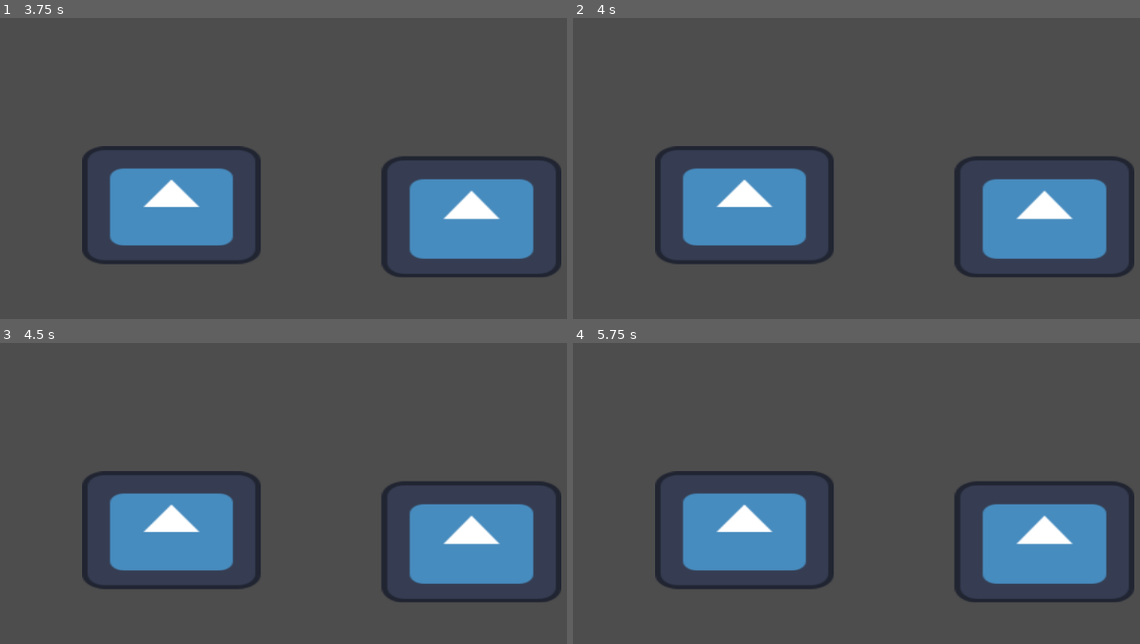
Above: before the commit, frames 1-4 (two rows, left to right).
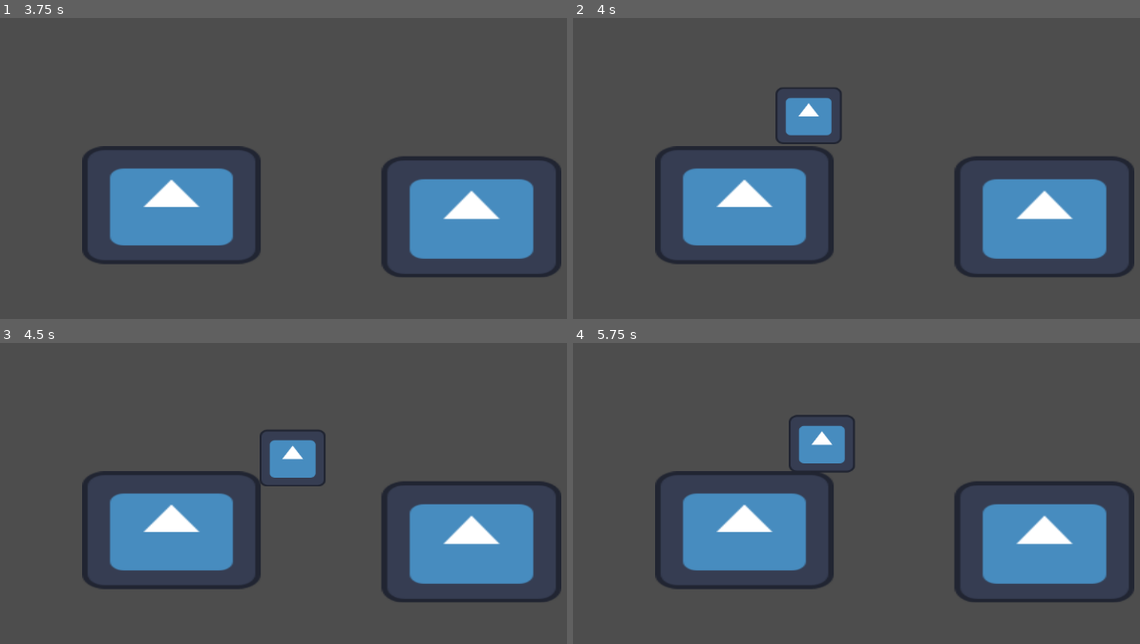
Above: after the commit, the same moments.

Repository: TalesMarc/AngelaCultoRepository
Game: Godot game, scene res://node_2d.tscn
The game is run twice, just before and just after one commit, with the same random seed, the same clock (stepped at 60 frames per second) and the same inputs. The engine's default icon, where the game draws it, is replaced by a stand-in: a white triangle on a blue panel in a dark square.
Inputs:
- Up to frame 1 (3.75 s): hold D (move_right) 0.53-2.03 s; tap Space (jump) at 0.77, 1.52, 3.02 s; hold A (move_left) 2.03-2.78 s; hold D (move_right) from 2.78 s (still down)
- Up to frame 2 (4 s): keep holding D (move_right); tap Space (jump) at 3.77 s
- Up to frame 3 (4.5 s): release D (move_right) at 4.28 s; hold A (move_left) from 4.28 s (still down)
- Up to frame 4 (5.75 s): tap Space (jump) at 4.52 s; release A (move_left) at 5.03 s; hold D (move_right) from 5.03 s (still down)

Frame 1 is identical in both runs. In frame 2, 1.3% of the frame differs, in the area x 35-48%, y 23-42%; in frame 3, 1.3%; in frame 4, 1.4%, in the area x 38-50%, y 23-44%.

Commit message:
Atualização manual - 2025-05-14 20:38:43

Diff:
--- a/character_body_2d_2.gd
+++ b/character_body_2d_2.gd
@@ -2,23 +2,28 @@
 
 const SPEED = 300.0
 const JUMP_VELOCITY = -400.0
+var respawn_position = Vector2(100, 100)  # Posição onde o jogador vai reaparecer
 
 func _physics_process(delta: float) -> void:
 	# Aplica gravidade
 	if not is_on_floor():
-		velocity.y += 1000 * delta  # Ajuste fixo para gravidade
+		velocity.y += 1000 * delta  # Ajuste para gravidade
 
-	# Pular com Espaço
+	# Pular com espaço
 	if Input.is_action_just_pressed("jump") and is_on_floor():
 		velocity.y = JUMP_VELOCITY
 
-	# Movimento horizontal com A e D
+	# Movimento com A e D
 	var direction := 0
 	if Input.is_action_pressed("move_left"):
 		direction -= 1
 	if Input.is_action_pressed("move_right"):
 		direction += 1
-
 	velocity.x = direction * SPEED
 
+	# Faz o jogador voltar se cair da tela
+	if position.y > 1000:
+		position = respawn_position
+		velocity = Vector2.ZERO
+
 	move_and_slide()
